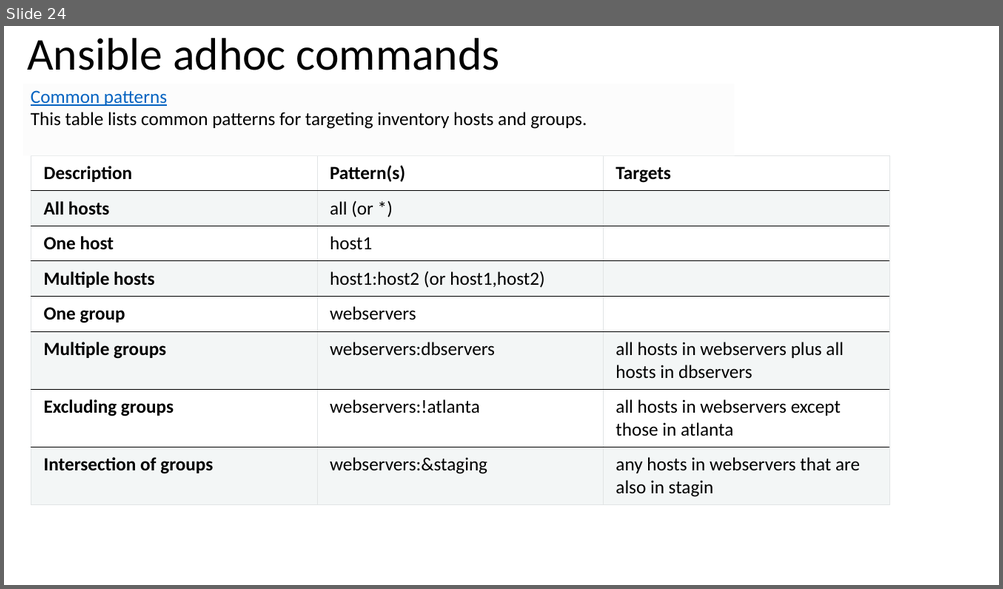
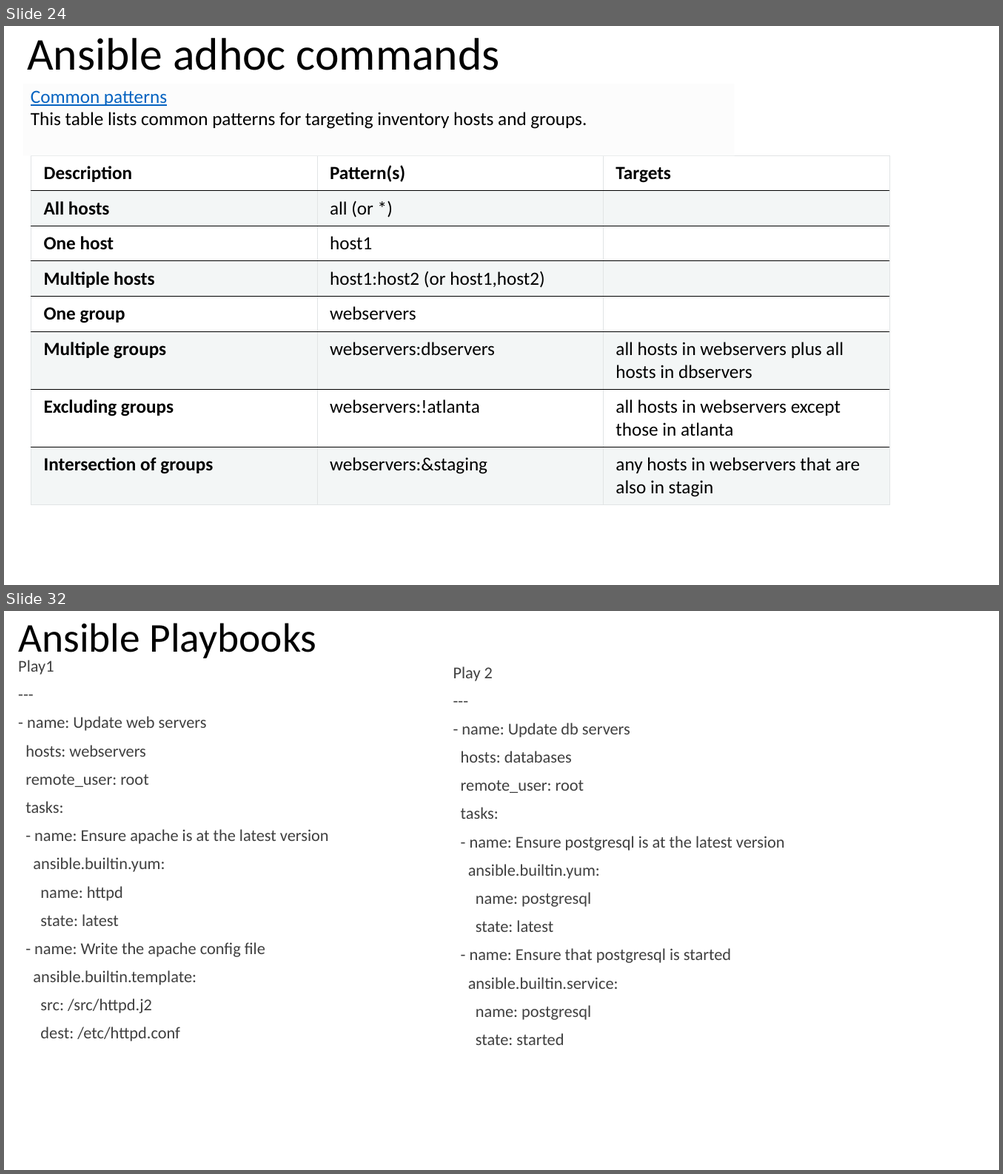
Before and after one commit to afrinafi/ansibletraining, a slide deck: Ansible.pptx. Shown one above the other, each under a label of ours: slide 24 before the commit, slides 24 and 32 after it; the slides between them are not shown. The pictures are 1003x589 and 1003x1174 pixels, drawn with LibreOffice and Linux fonts; fonts in the diff are those of the drawing. Boxes give left, top, right and bottom in pixels: in the first picture for what was removed or moved away, otherwise in the second. Text is boxed around its words. In the diff, an @@ line names an element or a change of style, - is before the commit and + after.

Commit message:
latest ansible file

```diff
--- a/Ansible.pptx
+++ b/Ansible.pptx
@@ slide 32 added at bbox=[4, 611, 999, 1170], background #FFFFFF @@
@@ title added at bbox=[18, 623, 317, 662], 39.6 pt, text #000000 @@
+Ansible Playbooks
@@ text added at bbox=[18, 660, 329, 1042], 16 pt, text #404040 @@
+Play1
+---
+- name: Update web servers
+hosts: webservers
+remote_user: root
+tasks:
+- name: Ensure apache is at the latest version
+ansible.builtin.yum:
+name: httpd
+state: latest
+- name: Write the apache config file
+ansible.builtin.template:
+src: /src/httpd.j2
+dest: /etc/httpd.conf
@@ text added at bbox=[453, 667, 785, 1045], 16 pt, text #404040 @@
+Play 2
+---
+- name: Update db servers
+hosts: databases
+remote_user: root
+tasks:
+- name: Ensure postgresql is at the latest version
+ansible.builtin.yum:
+name: postgresql
+state: latest
+- name: Ensure that postgresql is started
+ansible.builtin.service:
+name: postgresql
+state: started
```
Also in this commit, not shown: 1 slide changed, 21 other slides added.
